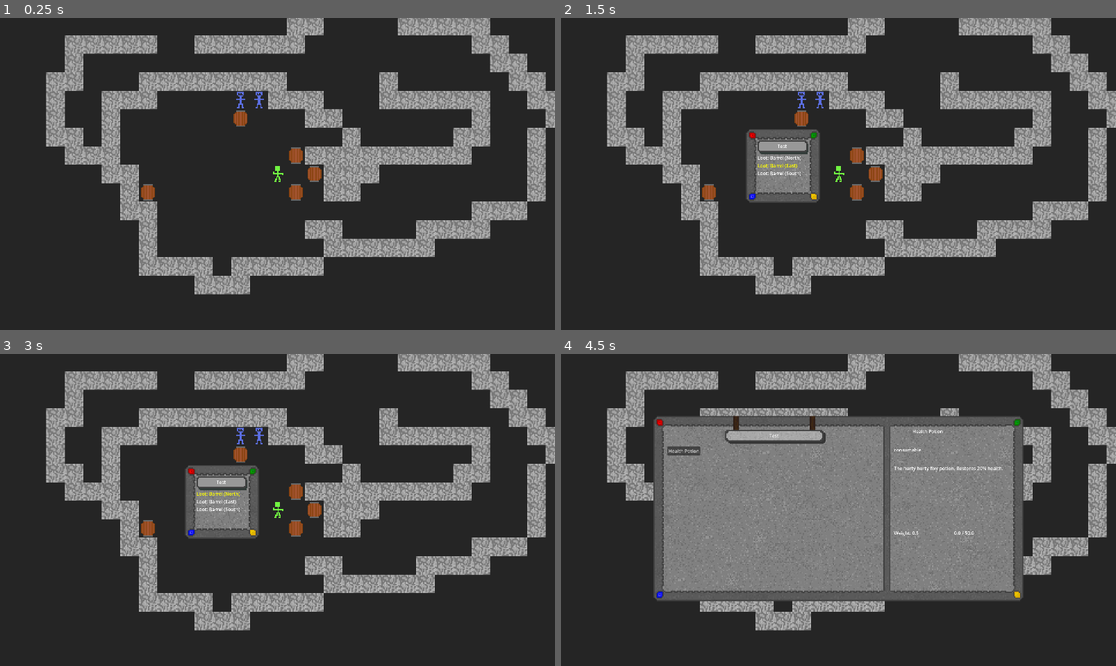
Above: before the commit, frames 1-4 (two rows, left to right).
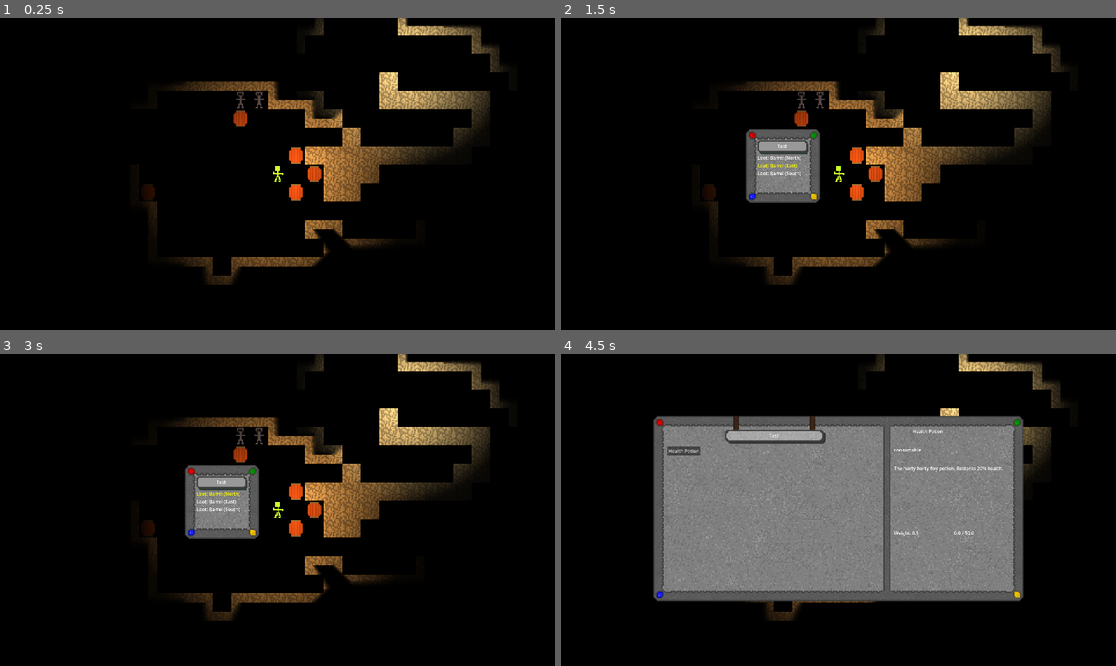
Above: after the commit, the same moments.

Repository: E-Rodowicz/Project-Fantasy
Game: Godot game, scene res://scenes/levels/world.tscn
Two runs of this game, one before a commit and one after it. Both use one fixed random seed, a clock stepped at 60 frames per second and the inputs below.
Inputs:
- Up to frame 1 (0.25 s): no input
- Up to frame 2 (1.5 s): tap Enter at 0.5 s; hold Right (ui_right) 0.53-1.28 s; hold E (interact) 0.53-1.28 s; tap Space (precise_move) at 1.25 s; hold Down (ui_down) from 1.28 s (still down); tap C (open_character) at 1.35 s
- Up to frame 3 (3 s): tap Enter at 2 s; release Down (ui_down) at 2.03 s; hold Right (ui_right) 2.03-2.78 s; hold J (open_journal) 2.03-2.78 s; tap Space (precise_move) at 2.75, 2.85 s; hold Up (ui_up) from 2.78 s (still down)
- Up to frame 4 (4.5 s): tap Enter at 3.5 s; release Up (ui_up) at 3.53 s; hold Left (ui_left) from 3.53 s (still down); tap Shift (precision) at 3.6 s; tap Space (precise_move) at 4.25 s; tap E (interact) at 4.35 s

The runs differ from the first frame. In frame 1, 100% of the frame differs, in the area x 0-100%, y 0-100%; in frame 2, 97%; in frame 3, 97%; in frame 4, 61%.

Commit message:
Added lighting

Diff:
--- a/project.godot
+++ b/project.godot
@@ -151,4 +151,4 @@
 rendering_device/driver.windows="d3d12"
 renderer/rendering_method="gl_compatibility"
 renderer/rendering_method.mobile="gl_compatibility"
-environment/defaults/default_clear_color=Color(0.14486825, 0.14486825, 0.14486825, 1)
+environment/defaults/default_clear_color=Color(0, 0, 0, 0.84705883)
--- /dev/null
+++ b/scenes/entities/player/light_flicker.gd
@@ -0,0 +1,18 @@
+extends PointLight2D
+
+@export var flicker_speed: float = 10.0
+@export var scale_variance: float = 0.05
+@export var energy_variance: float = 0.1
+
+var base_scale: float
+var base_energy: float
+
+func _ready() -> void:
+	base_scale = texture_scale
+	base_energy = energy
+
+func _process(delta: float) -> void:
+	var t = Time.get_ticks_msec() * 0.001
+	var noise_val = sin(t * flicker_speed) * 0.6 + sin(t * flicker_speed * 2.7) * 0.4
+	texture_scale = base_scale + noise_val * scale_variance
+	energy = base_energy + noise_val * energy_variance
--- a/scenes/entities/player/player.tscn
+++ b/scenes/entities/player/player.tscn
@@ -4,8 +4,19 @@
 [ext_resource type="Script" uid="uid://ijcqoktfhaw3" path="res://scenes/entities/player/player.gd" id="1_bjvvg"]
 [ext_resource type="Texture2D" uid="uid://dahxtat8db0gf" path="res://assets/sprites/arrow_move-Sheet.png" id="2_635qg"]
 [ext_resource type="Texture2D" uid="uid://d17x8jmg61sbm" path="res://assets/sprites/cross_block-Sheet.png" id="3_58kc7"]
+[ext_resource type="Script" uid="uid://bfuu7yn77lq0m" path="res://scenes/entities/player/light_flicker.gd" id="3_bj7e2"]
 [ext_resource type="Texture2D" uid="uid://mimdkakucpd0" path="res://assets/sprites/arrow_interact-Sheet.png" id="4_nh4ur"]
 [ext_resource type="Script" uid="uid://5gfyi46xt05i" path="res://scenes/entities/player/player_camera.gd" id="6_8akj5"]
+
+[sub_resource type="Gradient" id="Gradient_1murt"]
+offsets = PackedFloat32Array(0, 0.012048192, 0.6626506, 1)
+colors = PackedColorArray(1, 1, 1, 1, 0.92771083, 0.92771083, 0.92771083, 1, 0.03959745, 0.03959745, 0.03959745, 1, 0, 0, 0, 1)
+
+[sub_resource type="GradientTexture2D" id="GradientTexture2D_bj7e2"]
+gradient = SubResource("Gradient_1murt")
+fill = 1
+fill_from = Vector2(0.49130434, 0.49565217)
+fill_to = Vector2(1, 1)
 
 [sub_resource type="AtlasTexture" id="AtlasTexture_635qg"]
 atlas = ExtResource("2_635qg")
@@ -206,6 +217,17 @@
 [node name="RemoteTransform2D" type="RemoteTransform2D" parent="player_sprite" unique_id=1957741297]
 remote_path = NodePath("../../player_camera")
 
+[node name="PointLight2D" type="PointLight2D" parent="player_sprite" unique_id=1247808915 groups=["player"]]
+color = Color(1, 0.6811249, 0.3215686, 1)
+energy = 2.0
+shadow_enabled = true
+shadow_filter = 2
+shadow_filter_smooth = 1.0
+texture = SubResource("GradientTexture2D_bj7e2")
+texture_scale = 4.0
+height = 16.0
+script = ExtResource("3_bj7e2")
+
 [node name="player_arrow_sprite" type="AnimatedSprite2D" parent="." unique_id=1976443915]
 z_index = 10
 texture_filter = 1
--- a/scenes/levels/world.tscn
+++ b/scenes/levels/world.tscn
@@ -11,8 +11,28 @@
 0:0/0/physics_layer_0/polygon_0/points = PackedVector2Array(-8, -8, 8, -8, 8, 8, -8, 8)
 
 [sub_resource type="TileSet" id="TileSet_w2p53"]
+occlusion_layer_0/light_mask = 1
 physics_layer_0/collision_layer = 1
 sources/0 = SubResource("TileSetAtlasSource_lfyvx")
+
+[sub_resource type="Environment" id="Environment_w2p53"]
+glow_enabled = true
+glow_intensity = 3.07
+glow_bloom = 0.34
+
+[sub_resource type="OccluderPolygon2D" id="OccluderPolygon2D_w2p53"]
+closed = false
+polygon = PackedVector2Array(40, -56, 24, -56, 24, -72, -8, -72, -8, -88, -120, -88, -120, -88, -120, -72, -152, -72, -152.00002, -57.971954, -152, -8, -136, -8, -136, 24, -120, 24, -120, 72, -72, 72, -72, 88, -40, 88, -40, 72, 24, 72, 40, 56, 24, 40, 40, 40, 40, 56, 88, 56, 40, 56, 40, 40, 40, 40, 56, 56, 120, 56, 120, 40, 168, 40, 168, 24, 200, 24, 216, 8, 216, -40, 232, -56, 232, -72, 216, -72, 216, -88, 200, -88, 200, -104, 184, -104, 184, -120, 168, -120, 168, -136, 152, -136, 104, -136, 104, -152, 24, -152, 24, -136, 8, -136, 8, -120, -72, -120)
+
+[sub_resource type="Gradient" id="Gradient_8akj5"]
+offsets = PackedFloat32Array(0, 0.012048192, 0.6626506, 1)
+colors = PackedColorArray(1, 1, 1, 1, 0.92771083, 0.92771083, 0.92771083, 1, 0.03959745, 0.03959745, 0.03959745, 1, 0, 0, 0, 1)
+
+[sub_resource type="GradientTexture2D" id="GradientTexture2D_w2p53"]
+gradient = SubResource("Gradient_8akj5")
+fill = 1
+fill_from = Vector2(0.49130434, 0.49565217)
+fill_to = Vector2(1, 1)
 
 [node name="world" type="Node2D" unique_id=2073005942]
 
@@ -50,3 +70,23 @@
 
 [node name="npc2" parent="." unique_id=849203659 instance=ExtResource("4_w2p53")]
 position = Vector2(-40, -72)
+
+[node name="CanvasModulate" type="CanvasModulate" parent="." unique_id=1899601071]
+color = Color(0, 0, 0, 1)
+
+[node name="WorldEnvironment" type="WorldEnvironment" parent="." unique_id=1827157273]
+environment = SubResource("Environment_w2p53")
+
+[node name="LightOccluder2D" type="LightOccluder2D" parent="." unique_id=1892095172]
+occluder = SubResource("OccluderPolygon2D_w2p53")
+
+[node name="PointLight2D" type="PointLight2D" parent="." unique_id=241933570]
+position = Vector2(104, -104)
+color = Color(1, 0.83429265, 0.51972955, 1)
+energy = 2.0
+shadow_enabled = true
+shadow_filter = 2
+shadow_filter_smooth = 1.0
+texture = SubResource("GradientTexture2D_w2p53")
+texture_scale = 3.0
+height = 16.0
Not shown, added: scenes/entities/player/light_flicker.gd.uid
